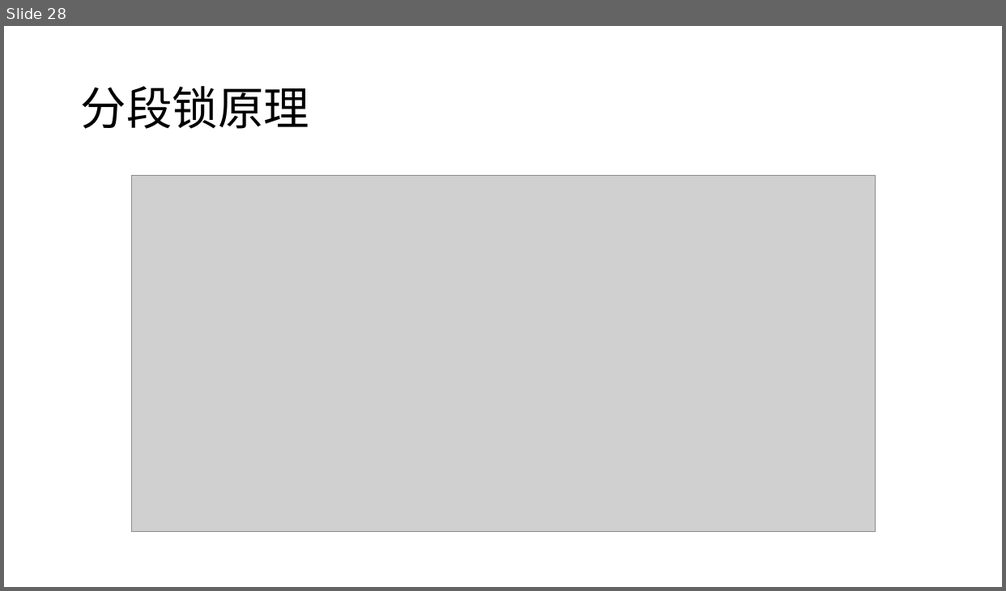
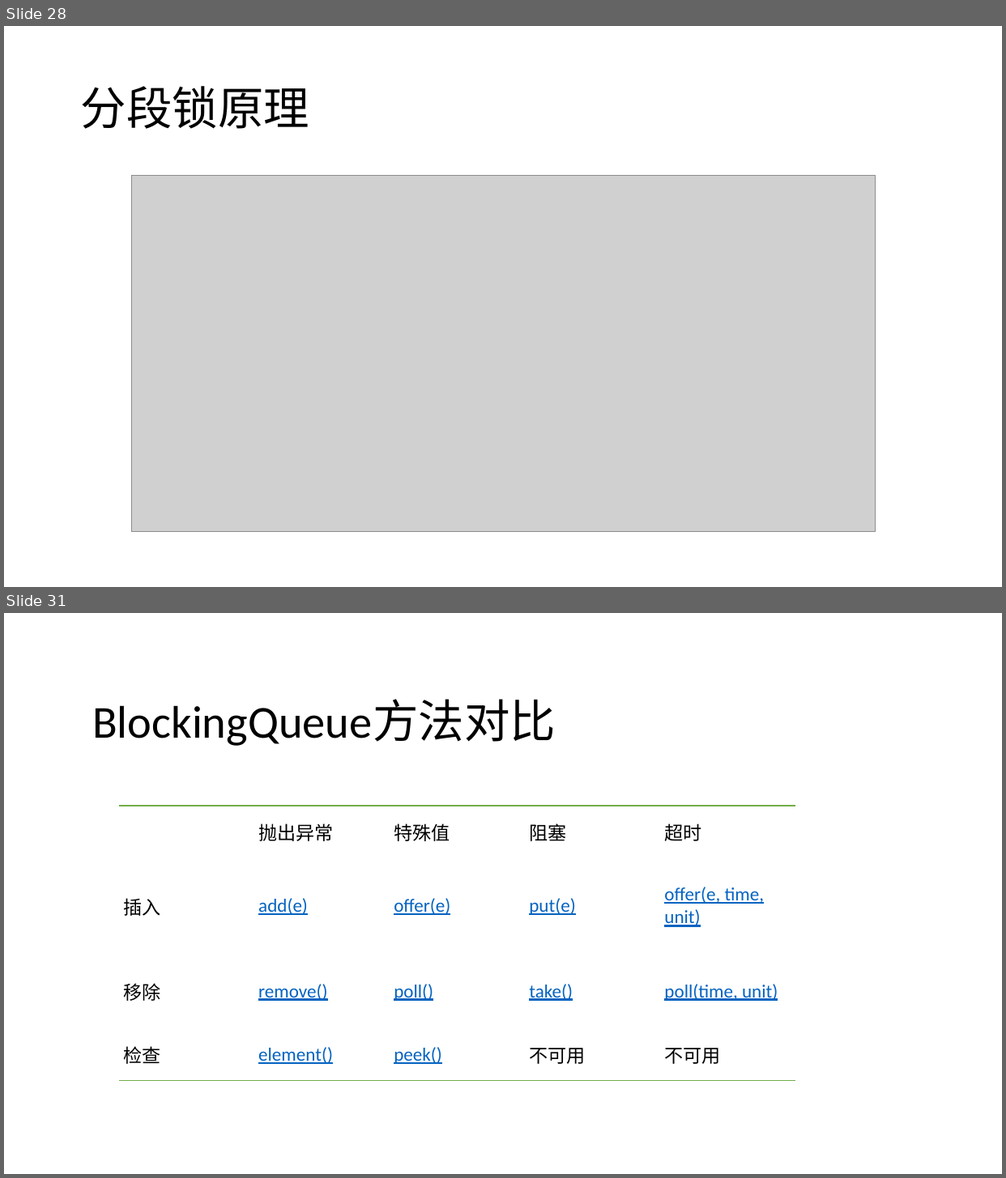
Before and after one commit to GerogeLeon/multithread_demo, a slide deck: JAVA并发编程.pptx. Shown one above the other, each under a label of ours: slide 28 before the commit, slides 28 and 31 after it; the slides between them are not shown. The pictures are 1006x591 and 1006x1178 pixels, drawn with LibreOffice and Linux fonts; fonts in the diff are those of the drawing; grey boxes stand for pictures. Boxes give left, top, right and bottom in pixels: in the first picture for what was removed or moved away, otherwise in the second. Text is boxed around its words. In the diff, an @@ line names an element or a change of style, - is before the commit and + after.

```diff
--- a/JAVA并发编程.pptx
+++ b/JAVA并发编程.pptx
@@ slide 31 added at (4,613,1002,1174), background #FFFFFF @@
@@ title added at (92,700,556,746), 44 pt, text #000000 @@
+BlockingQueue方法对比
@@ table added at (119,806,797,1082), 4 rows, 5 columns @@
+ | 抛出异常 | 特殊值 | 阻塞 | 超时
+插入 | add(e) | offer(e) | put(e) | offer(e, time, unit)
+移除 | remove() | poll() | take() | poll(time, unit)
+检查 | element() | peek() | 不可用 | 不可用
```
Also in this commit, not shown: 3 slides changed, 1 other slide added, 8 other files.
